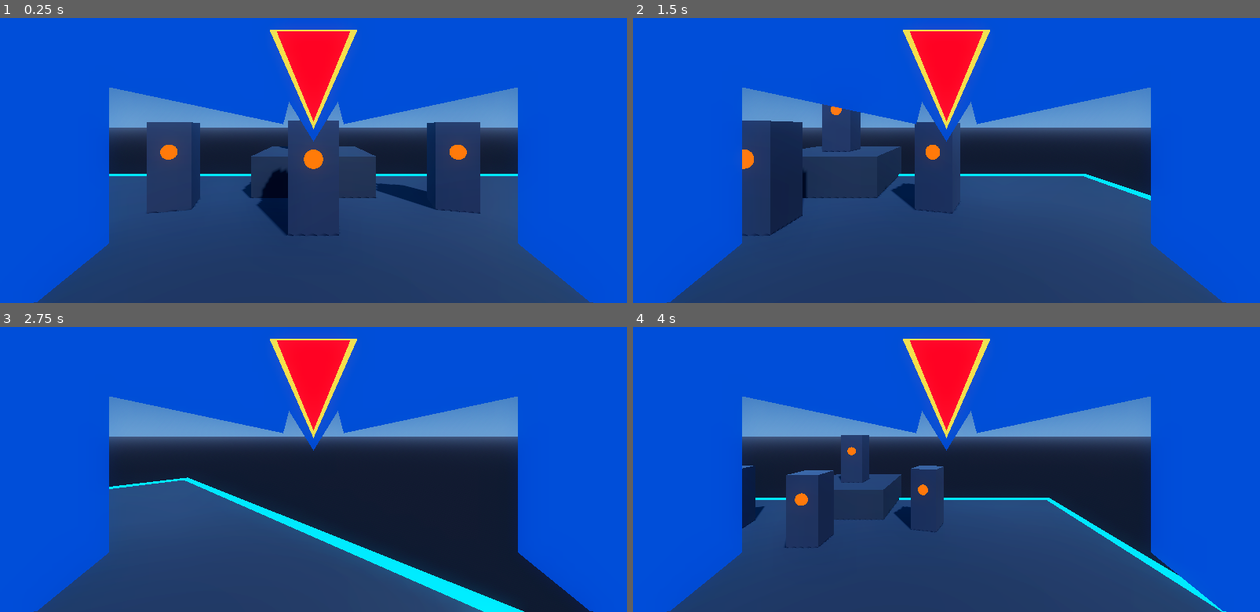
Above: before the commit, frames 1-4 (two rows, left to right).
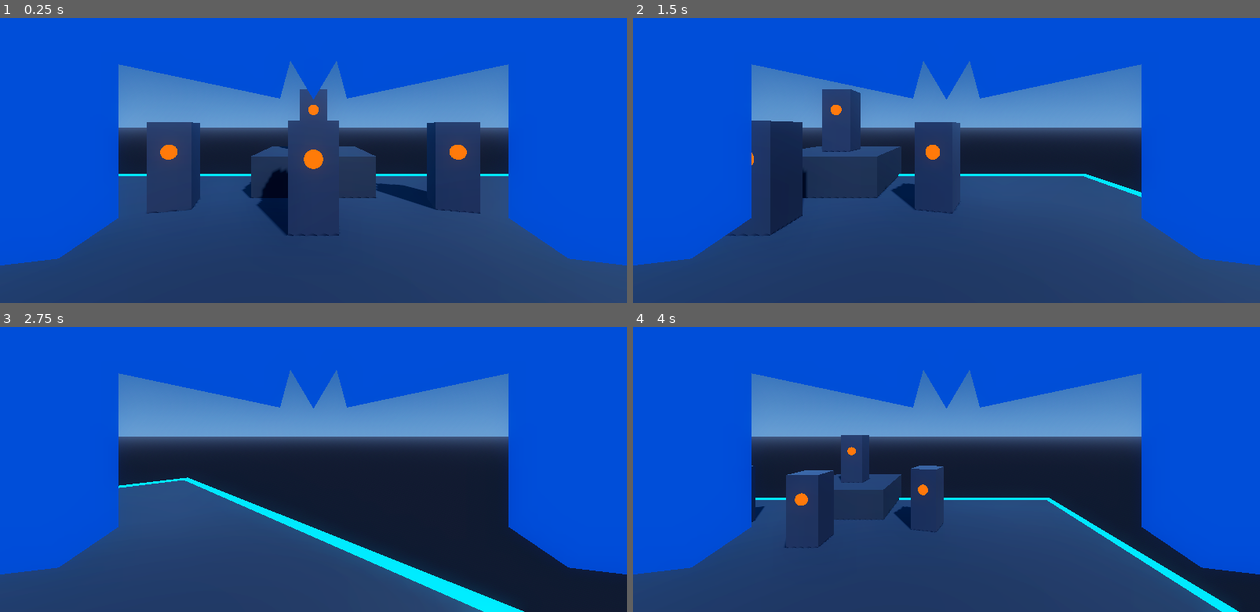
Above: after the commit, the same moments.

Repository: b6-stack/mega-man-x-remade
Game: Godot game, scene res://scenes/test_arena.tscn
Two runs of this game, one before a commit and one after it. Both use one fixed random seed, a clock stepped at 60 frames per second and the inputs below.
Inputs (mouse positions are in pixels of both pictures, inside the frame that each line leads up to):
- Up to frame 1 (0.25 s): no input
- Up to frame 2 (1.5 s): tap Enter (ui_accept) at 0.5, 0.77, 1.07 s; move the mouse to (1084, 109) at 0.52 s; hold D 0.53-1.25 s; hold Space 0.53-1.25 s; click (1084, 109) at 0.67 s; drag from (821, 143) to (915, 197) at 1.27 s
- Up to frame 3 (2.75 s): move the mouse to (376, 358) at 2.02 s; hold D from 2.03 s (still down); hold E from 2.03 s (still down)
- Up to frame 4 (4 s): release D at 2.75 s; release E at 2.75 s; drag from (915, 506) to (758, 384) at 2.77 s; tap Enter (ui_accept) at 3.5, 3.77 s; move the mouse to (1134, 489) at 3.52 s; hold A from 3.53 s (still down); hold Q from 3.53 s (still down)

The runs differ from the first frame. In frame 1, 13% of the frame differs, in the area x 0-100%, y 4-100%; in frame 2, 13%; in frame 3, 13%; in frame 4, 13%.

Commit message:
Reduce charge aura distance/density by half, scale and raise helmet gem, shorten buster bezel 1 inch, fix fist orientation

Diff:
--- a/scenes/player.tscn
+++ b/scenes/player.tscn
@@ -14,7 +14,7 @@
 
 [sub_resource type="PrismMesh" id="PrismMesh_center_crest"]
 material = SubResource("StandardMaterial3D_helmet_blue")
-size = Vector3(0.08, 0.065, 0.05)
+size = Vector3(0.065, 0.055, 0.035)
 
 [sub_resource type="BoxMesh" id="BoxMesh_canopy_top"]
 material = SubResource("StandardMaterial3D_helmet_blue")
@@ -22,7 +22,7 @@
 
 [sub_resource type="BoxMesh" id="BoxMesh_brow_arch"]
 material = SubResource("StandardMaterial3D_helmet_blue")
-size = Vector3(0.15, 0.038, 0.045)
+size = Vector3(0.15, 0.038, 0.04)
 
 [sub_resource type="BoxMesh" id="BoxMesh_temple_side"]
 material = SubResource("StandardMaterial3D_helmet_blue")
@@ -35,7 +35,7 @@
 
 [sub_resource type="PrismMesh" id="PrismMesh_gem_bezel"]
 material = SubResource("StandardMaterial3D_jewel_bezel")
-size = Vector3(0.046, 0.052, 0.045)
+size = Vector3(0.032, 0.036, 0.016)
 
 [sub_resource type="StandardMaterial3D" id="StandardMaterial3D_jewel"]
 shading_mode = 0
@@ -43,11 +43,11 @@
 albedo_color = Color(1, 0.05, 0.12, 1)
 emission_enabled = true
 emission = Color(1, 0.05, 0.1, 1)
-emission_energy_multiplier = 6.0
+emission_energy_multiplier = 5.5
 
 [sub_resource type="PrismMesh" id="PrismMesh_jewel"]
 material = SubResource("StandardMaterial3D_jewel")
-size = Vector3(0.036, 0.044, 0.055)
+size = Vector3(0.024, 0.028, 0.020)
 
 [sub_resource type="StandardMaterial3D" id="StandardMaterial3D_armor_cyan"]
 albedo_color = Color(0, 0.65, 0.95, 1)
@@ -76,23 +76,23 @@
 
 [sub_resource type="BoxMesh" id="BoxMesh_palm"]
 material = SubResource("StandardMaterial3D_glove_white")
-size = Vector3(0.065, 0.042, 0.055)
+size = Vector3(0.065, 0.040, 0.065)
 
 [sub_resource type="BoxMesh" id="BoxMesh_finger_proximal"]
 material = SubResource("StandardMaterial3D_glove_white")
-size = Vector3(0.014, 0.014, 0.032)
+size = Vector3(0.014, 0.014, 0.030)
 
 [sub_resource type="BoxMesh" id="BoxMesh_finger_distal"]
 material = SubResource("StandardMaterial3D_glove_white")
-size = Vector3(0.013, 0.013, 0.028)
+size = Vector3(0.013, 0.013, 0.026)
 
 [sub_resource type="BoxMesh" id="BoxMesh_thumb_proximal"]
 material = SubResource("StandardMaterial3D_glove_white")
-size = Vector3(0.016, 0.016, 0.030)
+size = Vector3(0.016, 0.016, 0.028)
 
 [sub_resource type="BoxMesh" id="BoxMesh_thumb_distal"]
 material = SubResource("StandardMaterial3D_glove_white")
-size = Vector3(0.014, 0.014, 0.025)
+size = Vector3(0.014, 0.014, 0.024)
 
 [sub_resource type="StandardMaterial3D" id="StandardMaterial3D_gauge_back"]
 albedo_color = Color(0.06, 0.06, 0.08, 1)
@@ -116,10 +116,10 @@
 
 [sub_resource type="ParticleProcessMaterial" id="ParticleProcessMaterial_charge"]
 emission_shape = 1
-emission_sphere_radius = 0.10
+emission_sphere_radius = 0.05
 gravity = Vector3(0, 0, 0)
-initial_velocity_min = 0.4
-initial_velocity_max = 1.2
+initial_velocity_min = 0.2
+initial_velocity_max = 0.5
 
 [sub_resource type="StandardMaterial3D" id="StandardMaterial3D_sparkle"]
 shading_mode = 0
@@ -130,8 +130,8 @@
 
 [sub_resource type="SphereMesh" id="SphereMesh_sparkle"]
 material = SubResource("StandardMaterial3D_sparkle")
-radius = 0.032
-height = 0.064
+radius = 0.020
+height = 0.040
 
 [sub_resource type="CylinderMesh" id="CylinderMesh_buster_rear_swell"]
 material = SubResource("StandardMaterial3D_armor_cyan")
@@ -155,7 +155,7 @@
 material = SubResource("StandardMaterial3D_armor_dark")
 top_radius = 0.038
 bottom_radius = 0.038
-height = 0.052
+height = 0.028
 
 [sub_resource type="SphereMesh" id="SphereMesh_domed_jewel_recessed"]
 material = SubResource("StandardMaterial3D_jewel")
@@ -196,42 +196,42 @@
 [node name="HelmetVisorFrame" type="Node3D" parent="XROrigin3D/XRCamera3D"]
 
 [node name="ForeheadCanopy" type="MeshInstance3D" parent="XROrigin3D/XRCamera3D/HelmetVisorFrame"]
-transform = Transform3D(1, 0, 0, 0, 0.965926, 0.258819, 0, -0.258819, 0.965926, 0, 0.085, -0.150)
+transform = Transform3D(1, 0, 0, 0, 0.965926, 0.258819, 0, -0.258819, 0.965926, 0, 0.100, -0.170)
 cast_shadow = 0
 mesh = SubResource("BoxMesh_canopy_top")
 
 [node name="CenterCrest" type="MeshInstance3D" parent="XROrigin3D/XRCamera3D/HelmetVisorFrame"]
-transform = Transform3D(1, 0, 0, 0, -1, 8.74228e-08, 0, -8.74228e-08, -1, 0, 0.025, -0.145)
+transform = Transform3D(1, 0, 0, 0, -1, 8.74228e-08, 0, -8.74228e-08, -1, 0, 0.050, -0.170)
 cast_shadow = 0
 mesh = SubResource("PrismMesh_center_crest")
 
 [node name="ForeheadGemBezel" type="MeshInstance3D" parent="XROrigin3D/XRCamera3D/HelmetVisorFrame"]
-transform = Transform3D(1, 0, 0, 0, -1, 8.74228e-08, 0, -8.74228e-08, -1, 0, 0.025, -0.142)
+transform = Transform3D(1, 0, 0, 0, -1, 8.74228e-08, 0, -8.74228e-08, -1, 0, 0.050, -0.168)
 cast_shadow = 0
 mesh = SubResource("PrismMesh_gem_bezel")
 
 [node name="ForeheadGem" type="MeshInstance3D" parent="XROrigin3D/XRCamera3D/HelmetVisorFrame"]
-transform = Transform3D(1, 0, 0, 0, -1, 8.74228e-08, 0, -8.74228e-08, -1, 0, 0.025, -0.140)
+transform = Transform3D(1, 0, 0, 0, -1, 8.74228e-08, 0, -8.74228e-08, -1, 0, 0.050, -0.165)
 cast_shadow = 0
 mesh = SubResource("PrismMesh_jewel")
 
 [node name="BrowArchLeft" type="MeshInstance3D" parent="XROrigin3D/XRCamera3D/HelmetVisorFrame"]
-transform = Transform3D(0.978148, 0.198669, 0.0634125, -0.207912, 0.935408, 0.285627, 0.00258189, -0.292671, 0.956209, -0.090, 0.042, -0.150)
+transform = Transform3D(0.978148, 0.198669, 0.0634125, -0.207912, 0.935408, 0.285627, 0.00258189, -0.292671, 0.956209, -0.095, 0.062, -0.170)
 cast_shadow = 0
 mesh = SubResource("BoxMesh_brow_arch")
 
 [node name="BrowArchRight" type="MeshInstance3D" parent="XROrigin3D/XRCamera3D/HelmetVisorFrame"]
-transform = Transform3D(0.978148, -0.198669, -0.0634125, 0.207912, 0.935408, 0.285627, -0.00258189, -0.292671, 0.956209, 0.090, 0.042, -0.150)
+transform = Transform3D(0.978148, -0.198669, -0.0634125, 0.207912, 0.935408, 0.285627, -0.00258189, -0.292671, 0.956209, 0.095, 0.062, -0.170)
 cast_shadow = 0
 mesh = SubResource("BoxMesh_brow_arch")
 
 [node name="TempleLeft" type="MeshInstance3D" parent="XROrigin3D/XRCamera3D/HelmetVisorFrame"]
-transform = Transform3D(0.965926, 0, 0.258819, 0, 1, 0, -0.258819, 0, 0.965926, -0.180, -0.005, -0.150)
+transform = Transform3D(0.965926, 0, 0.258819, 0, 1, 0, -0.258819, 0, 0.965926, -0.185, 0.010, -0.165)
 cast_shadow = 0
 mesh = SubResource("BoxMesh_temple_side")
 
 [node name="TempleRight" type="MeshInstance3D" parent="XROrigin3D/XRCamera3D/HelmetVisorFrame"]
-transform = Transform3D(0.965926, 0, -0.258819, 0, 1, 0, 0.258819, 0, 0.965926, 0.180, -0.005, -0.150)
+transform = Transform3D(0.965926, 0, -0.258819, 0, 1, 0, 0.258819, 0, 0.965926, 0.185, 0.010, -0.165)
 cast_shadow = 0
 mesh = SubResource("BoxMesh_temple_side")
 
@@ -245,8 +245,8 @@
 [node name="LeftChargeParticles" type="GPUParticles3D" parent="XROrigin3D/LeftController/LeftHandOffset"]
 transform = Transform3D(1, 0, 0, 0, 1, 0, 0, 0, 1, 0, 0, -0.02)
 emitting = false
-amount = 40
-lifetime = 0.12
+amount = 18
+lifetime = 0.10
 process_material = SubResource("ParticleProcessMaterial_charge")
 draw_pass_1 = SubResource("SphereMesh_sparkle")
 
@@ -292,47 +292,47 @@
 transform = Transform3D(1, 0, 0, 0, 1, 0, 0, 0, 1, 0, 0, -0.035)
 
 [node name="Palm" type="MeshInstance3D" parent="XROrigin3D/LeftController/LeftHandOffset/RoboticHand"]
-transform = Transform3D(1, 0, 0, 0, 1, 0, 0, 0, 1, 0, 0, -0.010)
+transform = Transform3D(1, 0, 0, 0, 1, 0, 0, 0, 1, 0, 0, -0.012)
 mesh = SubResource("BoxMesh_palm")
 
 [node name="IndexProximal" type="MeshInstance3D" parent="XROrigin3D/LeftController/LeftHandOffset/RoboticHand"]
-transform = Transform3D(1, 0, 0, 0, -4.37114e-08, 1, 0, -1, -4.37114e-08, 0.022, 0.012, -0.038)
+transform = Transform3D(1, 0, 0, 0, 0.707107, -0.707107, 0, 0.707107, 0.707107, 0.022, -0.010, -0.046)
 mesh = SubResource("BoxMesh_finger_proximal")
 
 [node name="IndexDistal" type="MeshInstance3D" parent="XROrigin3D/LeftController/LeftHandOffset/RoboticHand"]
-transform = Transform3D(1, 0, 0, 0, -1, -8.74228e-08, 0, 8.74228e-08, -1, 0.022, -0.014, -0.026)
+transform = Transform3D(1, 0, 0, 0, 0, -1, 0, 1, 0, 0.022, -0.018, -0.028)
 mesh = SubResource("BoxMesh_finger_distal")
 
 [node name="MiddleProximal" type="MeshInstance3D" parent="XROrigin3D/LeftController/LeftHandOffset/RoboticHand"]
-transform = Transform3D(1, 0, 0, 0, -4.37114e-08, 1, 0, -1, -4.37114e-08, 0.007, 0.012, -0.039)
+transform = Transform3D(1, 0, 0, 0, 0.707107, -0.707107, 0, 0.707107, 0.707107, 0.007, -0.010, -0.048)
 mesh = SubResource("BoxMesh_finger_proximal")
 
 [node name="MiddleDistal" type="MeshInstance3D" parent="XROrigin3D/LeftController/LeftHandOffset/RoboticHand"]
-transform = Transform3D(1, 0, 0, 0, -1, -8.74228e-08, 0, 8.74228e-08, -1, 0.007, -0.014, -0.026)
+transform = Transform3D(1, 0, 0, 0, 0, -1, 0, 1, 0, 0.007, -0.018, -0.028)
 mesh = SubResource("BoxMesh_finger_distal")
 
 [node name="RingProximal" type="MeshInstance3D" parent="XROrigin3D/LeftController/LeftHandOffset/RoboticHand"]
-transform = Transform3D(1, 0, 0, 0, -4.37114e-08, 1, 0, -1, -4.37114e-08, -0.008, 0.012, -0.038)
+transform = Transform3D(1, 0, 0, 0, 0.707107, -0.707107, 0, 0.707107, 0.707107, -0.008, -0.010, -0.046)
 mesh = SubResource("BoxMesh_finger_proximal")
 
 [node name="RingDistal" type="MeshInstance3D" parent="XROrigin3D/LeftController/LeftHandOffset/RoboticHand"]
-transform = Transform3D(1, 0, 0, 0, -1, -8.74228e-08, 0, 8.74228e-08, -1, -0.008, -0.014, -0.026)
+transform = Transform3D(1, 0, 0, 0, 0, -1, 0, 1, 0, -0.008, -0.018, -0.028)
 mesh = SubResource("BoxMesh_finger_distal")
 
 [node name="PinkyProximal" type="MeshInstance3D" parent="XROrigin3D/LeftController/LeftHandOffset/RoboticHand"]
-transform = Transform3D(1, 0, 0, 0, -4.37114e-08, 1, 0, -1, -4.37114e-08, -0.022, 0.012, -0.036)
+transform = Transform3D(1, 0, 0, 0, 0.707107, -0.707107, 0, 0.707107, 0.707107, -0.022, -0.010, -0.044)
 mesh = SubResource("BoxMesh_finger_proximal")
 
 [node name="PinkyDistal" type="MeshInstance3D" parent="XROrigin3D/LeftController/LeftHandOffset/RoboticHand"]
-transform = Transform3D(1, 0, 0, 0, -1, -8.74228e-08, 0, 8.74228e-08, -1, -0.022, -0.014, -0.024)
+transform = Transform3D(1, 0, 0, 0, 0, -1, 0, 1, 0, -0.022, -0.018, -0.026)
 mesh = SubResource("BoxMesh_finger_distal")
 
 [node name="ThumbProximal" type="MeshInstance3D" parent="XROrigin3D/LeftController/LeftHandOffset/RoboticHand"]
-transform = Transform3D(0.707107, 0, -0.707107, 0.707107, 0, 0.707107, 0, -1, 0, 0.036, 0.004, -0.020)
+transform = Transform3D(0.707107, 0.5, 0.5, 0, 0.707107, -0.707107, -0.707107, 0.5, 0.5, 0.034, 0.006, -0.022)
 mesh = SubResource("BoxMesh_thumb_proximal")
 
 [node name="ThumbDistal" type="MeshInstance3D" parent="XROrigin3D/LeftController/LeftHandOffset/RoboticHand"]
-transform = Transform3D(0.5, -0.866025, 0, 0, 0, 1, -0.866025, -0.5, 0, 0.028, 0.018, -0.032)
+transform = Transform3D(0, 0.707107, 0.707107, 0, 0.707107, -0.707107, -1, 0, 0, 0.022, 0.004, -0.042)
 mesh = SubResource("BoxMesh_thumb_distal")
 
 [node name="RightController" type="XRController3D" parent="XROrigin3D"]
@@ -348,8 +348,8 @@
 [node name="RightChargeParticles" type="GPUParticles3D" parent="XROrigin3D/RightController/RightHandOffset/XBuster"]
 transform = Transform3D(1, 0, 0, 0, 1, 0, 0, 0, 1, 0, 0, -0.04)
 emitting = false
-amount = 40
-lifetime = 0.12
+amount = 18
+lifetime = 0.10
 process_material = SubResource("ParticleProcessMaterial_charge")
 draw_pass_1 = SubResource("SphereMesh_sparkle")
 
@@ -366,11 +366,11 @@
 mesh = SubResource("CylinderMesh_buster_muzzle_blue")
 
 [node name="MuzzleJewelBezel" type="MeshInstance3D" parent="XROrigin3D/RightController/RightHandOffset/XBuster"]
-transform = Transform3D(1, 0, 0, 0, -4.37114e-08, 1, 0, -1, -4.37114e-08, 0, 0, -0.211)
+transform = Transform3D(1, 0, 0, 0, -4.37114e-08, 1, 0, -1, -4.37114e-08, 0, 0, -0.199)
 mesh = SubResource("CylinderMesh_muzzle_gem_bezel_extrude")
 
 [node name="DomedMuzzleJewel" type="MeshInstance3D" parent="XROrigin3D/RightController/RightHandOffset/XBuster/MuzzleJewelBezel"]
-transform = Transform3D(1, 0, 0, 0, 1, 0, 0, 0, 1, 0, 0.020, 0)
+transform = Transform3D(1, 0, 0, 0, 1, 0, 0, 0, 1, 0, 0.008, 0)
 mesh = SubResource("SphereMesh_domed_jewel_recessed")
 
 [node name="ForearmCuffBand" type="MeshInstance3D" parent="XROrigin3D/RightController/RightHandOffset/XBuster"]
@@ -382,4 +382,4 @@
 mesh = SubResource("PrismMesh_cuff_gem")
 
 [node name="Muzzle" type="Marker3D" parent="XROrigin3D/RightController/RightHandOffset/XBuster"]
-transform = Transform3D(1, 0, 0, 0, 1, 0, 0, 0, 1, 0, 0, -0.240)
+transform = Transform3D(1, 0, 0, 0, 1, 0, 0, 0, 1, 0, 0, -0.215)
--- a/scripts/buster.gd
+++ b/scripts/buster.gd
@@ -23,7 +23,7 @@
 	if not muzzle:
 		muzzle = Marker3D.new()
 		muzzle.name = "Muzzle"
-		muzzle.position = Vector3(0, 0, -0.240)
+		muzzle.position = Vector3(0, 0, -0.215)
 		add_child(muzzle)
 
 	left_particles = get_node_or_null(left_particles_path) as GPUParticles3D
@@ -155,17 +155,14 @@
 
 	match level:
 		1:
-			# Short-lifespan initial charge sparks
-			_set_particle_system(right_particles, true, Color(1.0, 0.95, 0.2), 0.04, 20)
-			_set_particle_system(left_particles, true, Color(1.0, 0.95, 0.2), 0.04, 20)
+			_set_particle_system(right_particles, true, Color(1.0, 0.95, 0.2), 0.025, 10)
+			_set_particle_system(left_particles, true, Color(1.0, 0.95, 0.2), 0.025, 10)
 		2:
-			# Dense chunky snappy flashing green plasma bursts around both hands
-			_set_particle_system(right_particles, true, Color(0.2, 1.0, 0.45), 0.065, 40)
-			_set_particle_system(left_particles, true, Color(0.2, 1.0, 0.45), 0.065, 40)
+			_set_particle_system(right_particles, true, Color(0.2, 1.0, 0.45), 0.040, 18)
+			_set_particle_system(left_particles, true, Color(0.2, 1.0, 0.45), 0.040, 18)
 		3:
-			# Dense chunky snappy flashing bright blue plasma bursts around both hands
-			_set_particle_system(right_particles, true, Color(0.15, 0.75, 1.0), 0.095, 60)
-			_set_particle_system(left_particles, true, Color(0.15, 0.75, 1.0), 0.095, 60)
+			_set_particle_system(right_particles, true, Color(0.15, 0.75, 1.0), 0.055, 26)
+			_set_particle_system(left_particles, true, Color(0.15, 0.75, 1.0), 0.055, 26)
 
 func _set_particle_system(p: GPUParticles3D, emit: bool, color: Color, p_scale: float, p_amount: int) -> void:
 	if not p:
@@ -178,19 +175,18 @@
 
 	p.visible = true
 	p.amount = p_amount
-	# Snappy short lifespan: particles come out tightly and quickly disappear
-	p.lifetime = 0.12
+	p.lifetime = 0.10
 
 	var p_mat := ParticleProcessMaterial.new()
 	p_mat.emission_shape = ParticleProcessMaterial.EMISSION_SHAPE_SPHERE
-	p_mat.emission_sphere_radius = 0.10
+	p_mat.emission_sphere_radius = 0.05
 	p_mat.direction = Vector3(0, 0, 0)
 	p_mat.spread = 180.0
-	p_mat.initial_velocity_min = 0.4
-	p_mat.initial_velocity_max = 1.2
+	p_mat.initial_velocity_min = 0.2
+	p_mat.initial_velocity_max = 0.5
 	p_mat.gravity = Vector3(0, 0, 0)
 	p_mat.scale_min = p_scale * 0.8
-	p_mat.scale_max = p_scale * 1.3
+	p_mat.scale_max = p_scale * 1.2
 	p.process_material = p_mat
 
 	var draw_mesh := SphereMesh.new()
